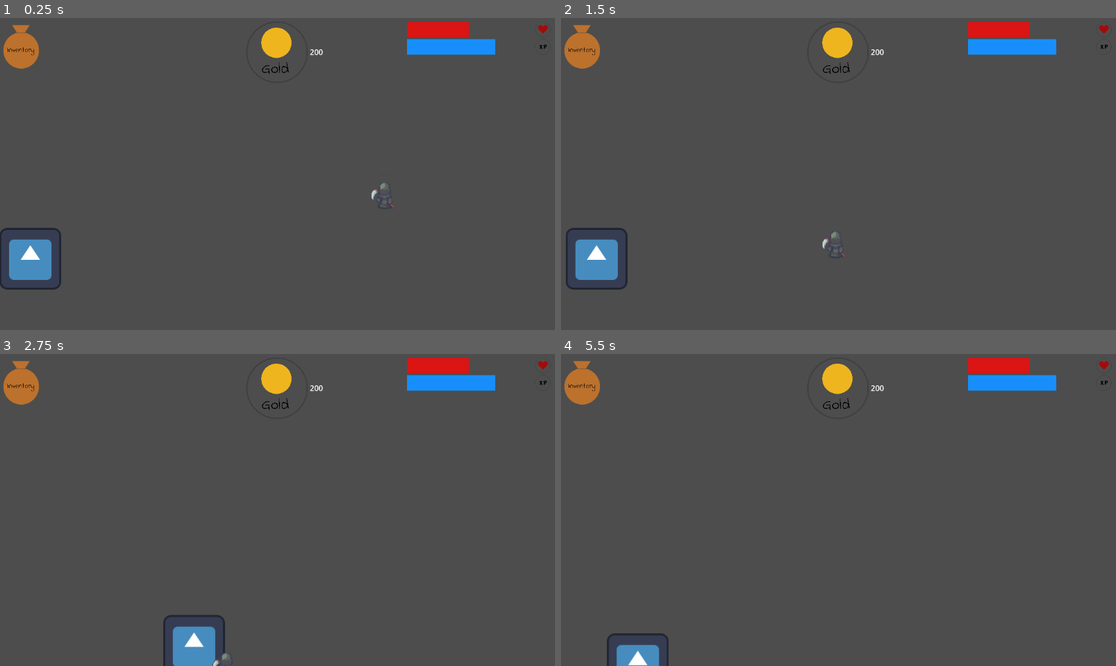
Above: before the commit, frames 1-4 (two rows, left to right).
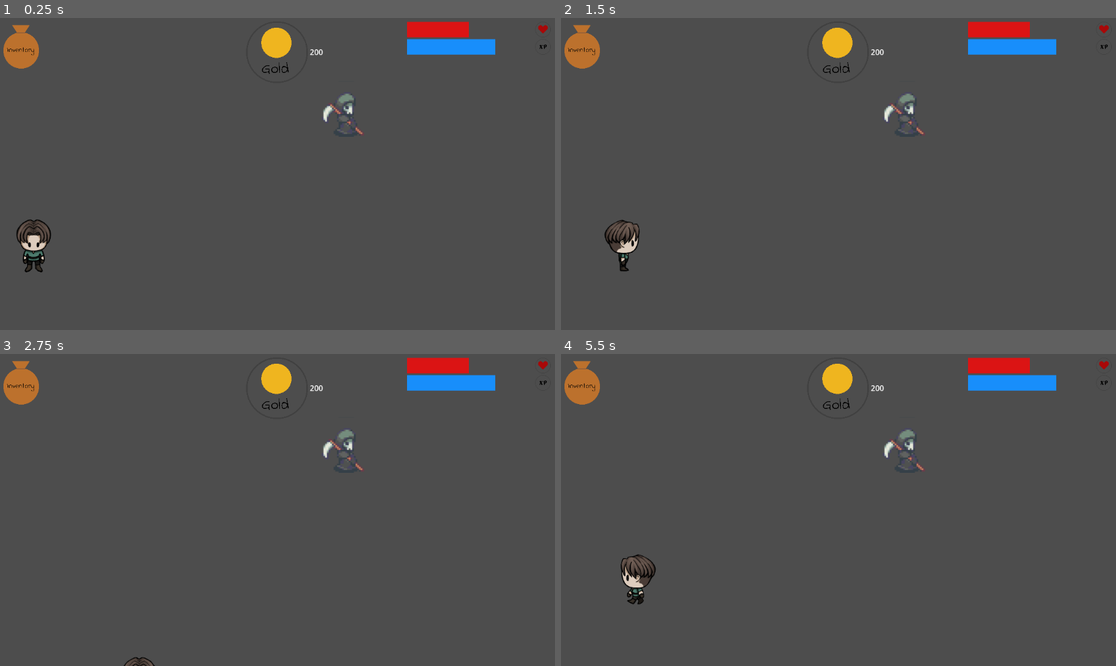
Above: after the commit, the same moments.

Repository: hapsal/igdt-g16
Game: Godot game, scene res://scenes/ui.tscn
The game is run twice, just before and just after one commit, with the same random seed, the same clock (stepped at 60 frames per second) and the same inputs. The engine's default icon, where the game draws it, is replaced by a stand-in: a white triangle on a blue panel in a dark square.
Inputs (mouse positions are in pixels of both pictures, inside the frame that each line leads up to):
- Up to frame 1 (0.25 s): no input
- Up to frame 2 (1.5 s): click (583, 42) at 0.5 s; hold Right (ui_right) from 1.28 s (still down)
- Up to frame 3 (2.75 s): release Right (ui_right) at 2.03 s; hold Down (ui_down) from 2.03 s (still down)
- Up to frame 4 (5.5 s): release Down (ui_down) at 2.78 s; hold Right (ui_right) 2.78-3.53 s; tap Enter at 3.5 s; hold Up (ui_up) 3.53-4.28 s; hold Left (ui_left) from 4.28 s (still down)

The runs differ from the first frame. In frame 1, 1.7% of the frame differs, in the area x 0-72%, y 24-88%; in frame 2, 1.9%, in the area x 0-66%, y 24-88%; in frame 3, 1.4%; in frame 4, 1.4%.

Commit message:
feat: world map and characters

Diff:
--- a/Scripts/enemy.gd
+++ b/Scripts/enemy.gd
@@ -1,16 +1,26 @@
 extends CharacterBody2D
 
-const SPEED = 200
+var speed = 50
+var player_chase = false
+var player = null
 
-func _physics_process(_delta):
-	# Find the player character
-	var player = get_node("/root/UI/CharacterBody2D")
+func _physics_process(delta):
+	if player_chase:
+		position += (player.position - position)/speed
 
-	if player:
-		# Calculate the direction to the player
-		var direction = (player.global_position - global_position).normalized()
+		$AnimatedSprite2D.play("idle")
 
-		# Move towards the player
-		velocity = direction * SPEED
+		if(player.position.x - position.x) < 0:
+			$AnimatedSprite2D.play("left_walk")
+		else:
+			$AnimatedSprite2D.play("right_walk")
+	else:
+		$AnimatedSprite2D.play("idle")
 
-	move_and_slide()
+func _on_detection_area_body_entered(body):
+	player = body
+	player_chase = true
+
+func _on_detection_area_body_exited(body):
+	player = null
+	player_chase = false
--- a/Scripts/player.gd
+++ b/Scripts/player.gd
@@ -1,25 +1,38 @@
 extends CharacterBody2D
+class_name PlayerCharacter
 
-const SPEED = 600
-const ACCELERATION = 500
-#const FRICTION = 500
+const SPEED = 300
+var velocity_vector = Vector2.ZERO
+var anim_sprite: AnimatedSprite2D  # Reference to the AnimatedSprite2D node
+
+func _ready():
+	# Get a reference to the AnimatedSprite2D node
+	anim_sprite = $AnimatedSprite2D
+	anim_sprite.play("front_walk")
 
 func _physics_process(delta):
-	# movement of the player
-	var input_vector = Vector2.ZERO
-	input_vector.x = Input.get_action_strength("ui_right") - Input.get_action_strength("ui_left")
-	input_vector.y = Input.get_action_strength("ui_down") - Input.get_action_strength("ui_up")
-	input_vector = input_vector.normalized()
+	player_movement(delta)
 
-	if input_vector != Vector2.ZERO:
-		#moves smoothly
-		velocity = velocity.move_toward(input_vector * SPEED, ACCELERATION * delta)
+func player_movement(delta):
+	# Reset the velocity vector before checking input
+	velocity_vector = Vector2.ZERO
 
-		#velocity = input_vector * SPEED
+	if Input.is_action_pressed("ui_right"):
+		velocity_vector.x += SPEED
+		anim_sprite.play("right_walk")
+	if Input.is_action_pressed("ui_left"):
+		velocity_vector.x -= SPEED
+		anim_sprite.play("left_walk")
+	if Input.is_action_pressed("ui_down"):
+		velocity_vector.y += SPEED
+		anim_sprite.play("front_walk")
+	if Input.is_action_pressed("ui_up"):
+		velocity_vector.y -= SPEED
+		anim_sprite.play("front_walk")
 
-	else:
-		velocity = Vector2.ZERO
-		# stops smoothly
-		#velocity = velocity.move_toward(Vector2.ZERO, FRICTION * delta)
+	velocity = velocity_vector  # Set the character's velocity based on the input
+
+	if velocity_vector == Vector2.ZERO:
+		anim_sprite.stop()  # Stop the animation when no movement input
 
 	move_and_slide()
--- a/scenes/enemy.tscn
+++ b/scenes/enemy.tscn
@@ -92,7 +92,7 @@
 "texture": SubResource("AtlasTexture_ky782")
 }],
 "loop": true,
-"name": &"side_left",
+"name": &"left_walk",
 "speed": 5.0
 }, {
 "frames": [{
@@ -106,34 +106,36 @@
 "texture": SubResource("AtlasTexture_n1pt0")
 }],
 "loop": true,
-"name": &"side_right",
+"name": &"right_walk",
 "speed": 5.0
 }]
 
 [sub_resource type="CircleShape2D" id="CircleShape2D_f25m8"]
-radius = 99.0454
+radius = 220.635
 
 [sub_resource type="CircleShape2D" id="CircleShape2D_eas33"]
-radius = 16.0
+radius = 25.4951
 
 [node name="enemy" type="CharacterBody2D"]
+position = Vector2(125.486, 127.677)
 script = ExtResource("1_1xci4")
 
 [node name="AnimatedSprite2D" type="AnimatedSprite2D" parent="."]
-position = Vector2(123, 138)
+position = Vector2(-1.48636, -13.6767)
+scale = Vector2(1.75, 1.61111)
 sprite_frames = SubResource("SpriteFrames_vj07h")
-animation = &"back"
-frame_progress = 0.266845
+animation = &"right_walk"
 
 [node name="DetectionArea" type="Area2D" parent="."]
-position = Vector2(125, 151)
-collision_layer = 2
-collision_mask = 2
+position = Vector2(-13.4864, 6.32324)
 
 [node name="CollisionShape2D" type="CollisionShape2D" parent="DetectionArea"]
-position = Vector2(1, 2)
+position = Vector2(17, 2.00002)
 shape = SubResource("CircleShape2D_f25m8")
 
 [node name="CollisionShape2D" type="CollisionShape2D" parent="."]
-position = Vector2(124, 153)
+position = Vector2(-3.48636, 13.3232)
 shape = SubResource("CircleShape2D_eas33")
+
+[connection signal="body_entered" from="DetectionArea" to="." method="_on_detection_area_body_entered"]
+[connection signal="body_exited" from="DetectionArea" to="." method="_on_detection_area_body_exited"]
--- a/scenes/player.tscn
+++ b/scenes/player.tscn
@@ -1,20 +1,126 @@
-[gd_scene load_steps=4 format=3 uid="uid://b72s2ywpxk7mo"]
+[gd_scene load_steps=17 format=3 uid="uid://b72s2ywpxk7mo"]
 
 [ext_resource type="Script" path="res://Scripts/player.gd" id="1_sx357"]
-[ext_resource type="Texture2D" uid="uid://5v2biec17psi" path="res://addons/icon.svg" id="2_vd547"]
+[ext_resource type="Texture2D" uid="uid://br4yrj5xsoklq" path="res://art/player_character_sprite.png" id="2_x0hr1"]
 
-[sub_resource type="RectangleShape2D" id="RectangleShape2D_ysnty"]
-size = Vector2(93, 95)
+[sub_resource type="CapsuleShape2D" id="CapsuleShape2D_hsahm"]
+radius = 34.0
+height = 68.0
+
+[sub_resource type="AtlasTexture" id="AtlasTexture_s3y3e"]
+atlas = ExtResource("2_x0hr1")
+region = Rect2(0, 0, 128, 128)
+
+[sub_resource type="AtlasTexture" id="AtlasTexture_g2wxw"]
+atlas = ExtResource("2_x0hr1")
+region = Rect2(128, 0, 128, 128)
+
+[sub_resource type="AtlasTexture" id="AtlasTexture_kq6kl"]
+atlas = ExtResource("2_x0hr1")
+region = Rect2(256, 0, 128, 128)
+
+[sub_resource type="AtlasTexture" id="AtlasTexture_5xem2"]
+atlas = ExtResource("2_x0hr1")
+region = Rect2(384, 0, 128, 128)
+
+[sub_resource type="AtlasTexture" id="AtlasTexture_w8qsx"]
+atlas = ExtResource("2_x0hr1")
+region = Rect2(0, 256, 128, 128)
+
+[sub_resource type="AtlasTexture" id="AtlasTexture_ixd7y"]
+atlas = ExtResource("2_x0hr1")
+region = Rect2(128, 256, 128, 128)
+
+[sub_resource type="AtlasTexture" id="AtlasTexture_noxvx"]
+atlas = ExtResource("2_x0hr1")
+region = Rect2(256, 256, 128, 128)
+
+[sub_resource type="AtlasTexture" id="AtlasTexture_ibo3s"]
+atlas = ExtResource("2_x0hr1")
+region = Rect2(384, 256, 128, 128)
+
+[sub_resource type="AtlasTexture" id="AtlasTexture_7qew2"]
+atlas = ExtResource("2_x0hr1")
+region = Rect2(0, 128, 128, 128)
+
+[sub_resource type="AtlasTexture" id="AtlasTexture_gu2ih"]
+atlas = ExtResource("2_x0hr1")
+region = Rect2(128, 128, 128, 128)
+
+[sub_resource type="AtlasTexture" id="AtlasTexture_yykub"]
+atlas = ExtResource("2_x0hr1")
+region = Rect2(256, 128, 128, 128)
+
+[sub_resource type="AtlasTexture" id="AtlasTexture_70bl2"]
+atlas = ExtResource("2_x0hr1")
+region = Rect2(384, 128, 128, 128)
+
+[sub_resource type="SpriteFrames" id="SpriteFrames_b5ay7"]
+animations = [{
+"frames": [{
+"duration": 1.0,
+"texture": SubResource("AtlasTexture_s3y3e")
+}, {
+"duration": 1.0,
+"texture": SubResource("AtlasTexture_g2wxw")
+}, {
+"duration": 1.0,
+"texture": SubResource("AtlasTexture_kq6kl")
+}, {
+"duration": 1.0,
+"texture": SubResource("AtlasTexture_5xem2")
+}],
+"loop": true,
+"name": &"front_walk",
+"speed": 5.0
+}, {
+"frames": [{
+"duration": 1.0,
+"texture": SubResource("AtlasTexture_w8qsx")
+}, {
+"duration": 1.0,
+"texture": SubResource("AtlasTexture_ixd7y")
+}, {
+"duration": 1.0,
+"texture": SubResource("AtlasTexture_noxvx")
+}, {
+"duration": 1.0,
+"texture": SubResource("AtlasTexture_ibo3s")
+}],
+"loop": true,
+"name": &"left_walk",
+"speed": 5.0
+}, {
+"frames": [{
+"duration": 1.0,
+"texture": SubResource("AtlasTexture_7qew2")
+}, {
+"duration": 1.0,
+"texture": SubResource("AtlasTexture_gu2ih")
+}, {
+"duration": 1.0,
+"texture": SubResource("AtlasTexture_yykub")
+}, {
+"duration": 1.0,
+"texture": SubResource("AtlasTexture_70bl2")
+}],
+"loop": true,
+"name": &"right_walk",
+"speed": 5.0
+}]
 
 [node name="player" type="CharacterBody2D"]
-position = Vector2(85, -80)
+position = Vector2(441.773, 237.801)
 collision_layer = 3
 script = ExtResource("1_sx357")
 
 [node name="CollisionShape2D" type="CollisionShape2D" parent="."]
-position = Vector2(-2, 1)
-shape = SubResource("RectangleShape2D_ysnty")
+position = Vector2(0, 4)
+shape = SubResource("CapsuleShape2D_hsahm")
 
-[node name="Sprite2D" type="Sprite2D" parent="."]
-position = Vector2(-3, 5)
-texture = ExtResource("2_vd547")
+[node name="AnimatedSprite2D" type="AnimatedSprite2D" parent="."]
+position = Vector2(6, -22)
+sprite_frames = SubResource("SpriteFrames_b5ay7")
+animation = &"front_walk"
+frame = 2
+frame_progress = 0.76546
--- /dev/null
+++ b/scenes/world.tscn
@@ -0,0 +1,28 @@
+[gd_scene load_steps=6 format=3 uid="uid://bmvevabjt0cct"]
+
+[ext_resource type="Texture2D" uid="uid://c0wqcxsqi821v" path="res://art/map.png" id="1_crwh1"]
+[ext_resource type="PackedScene" uid="uid://b72s2ywpxk7mo" path="res://scenes/player.tscn" id="2_4ehs5"]
+[ext_resource type="PackedScene" uid="uid://t0dfpbn1qwws" path="res://scenes/enemy.tscn" id="3_qpy3j"]
+
+[sub_resource type="TileSetAtlasSource" id="TileSetAtlasSource_ewyu5"]
+texture = ExtResource("1_crwh1")
+0:0/size_in_atlas = Vector2i(93, 62)
+0:0/0 = 0
+
+[sub_resource type="TileSet" id="TileSet_wk0vh"]
+sources/2 = SubResource("TileSetAtlasSource_ewyu5")
+
+[node name="World" type="Node2D"]
+position = Vector2(748.531, 390.974)
+
+[node name="TileMap" type="TileMap" parent="."]
+position = Vector2(85, 49)
+tile_set = SubResource("TileSet_wk0vh")
+cell_quadrant_size = 10
+format = 2
+layer_0/tile_data = PackedInt32Array(65535, 2, 0)
+
+[node name="player" parent="." instance=ExtResource("2_4ehs5")]
+position = Vector2(551.543, -101.823)
+
+[node name="enemy" parent="." instance=ExtResource("3_qpy3j")]
Not shown: 1 places in scenes/ui.tscn that only renumber resources
